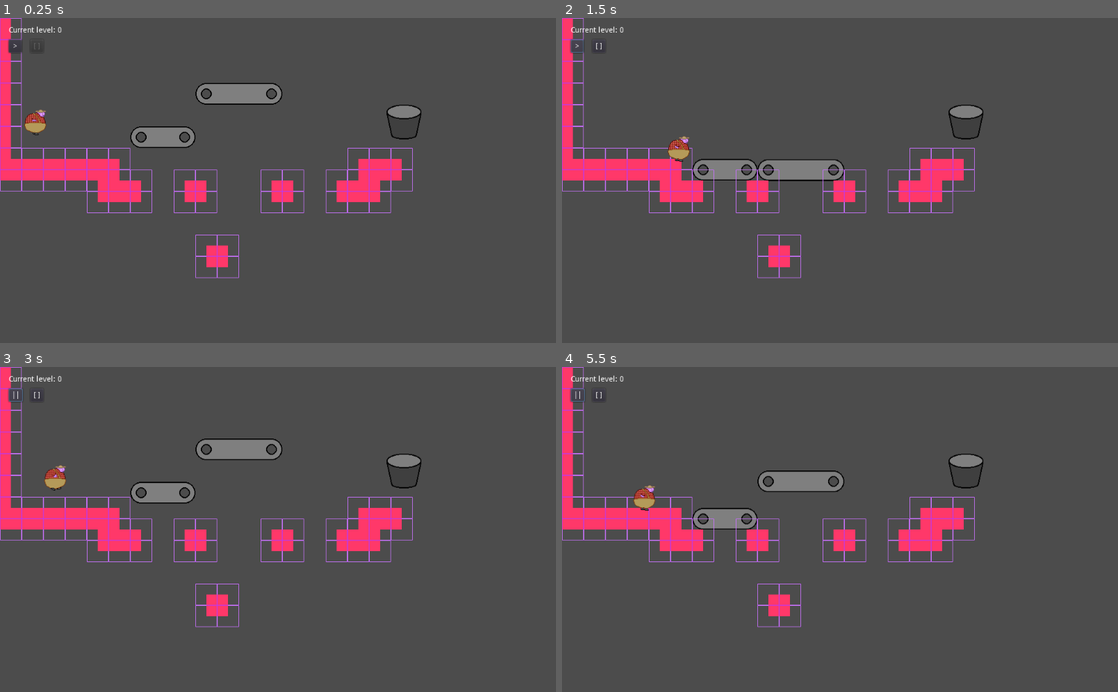
Above: before the commit, frames 1-4 (two rows, left to right).
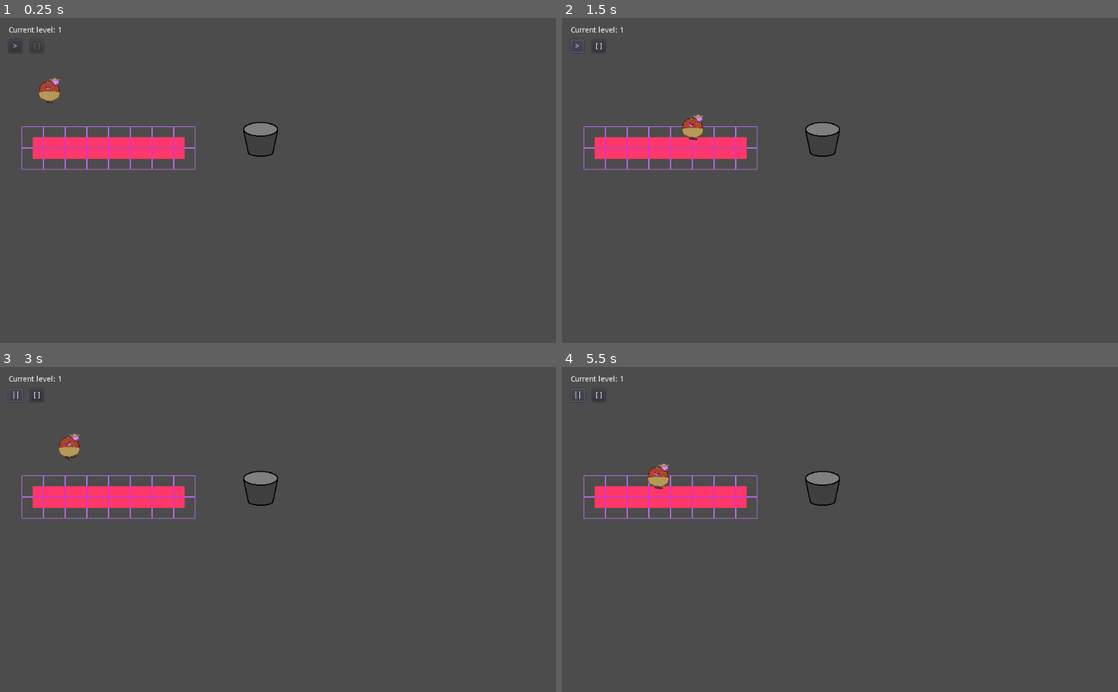
Above: after the commit, the same moments.

Repository: carsonswope/gmtk-jam
Game: Godot game, scene res://MainScene.tscn
The game is run twice, just before and just after one commit, with the same random seed, the same clock (stepped at 60 frames per second) and the same inputs.
Inputs:
- Up to frame 1 (0.25 s): no input
- Up to frame 2 (1.5 s): click ">" at 0.5 s; click "||" at 1.25 s
- Up to frame 3 (3 s): click "[ ]" at 2 s; click ">" at 2.75 s
- Up to frame 4 (5.5 s): click "||" at 3.5 s; click "[ ]" at 4.25 s; click ">" at 5 s

The runs differ from the first frame. In frame 1, 9.8% of the frame differs, in the area x 0-76%, y 0-81%; in frame 2, 9.8%; in frame 3, 9.6%; in frame 4, 9.5%.

Commit message:
tweaks to level pause/play

Diff:
--- a/MainScene.gd
+++ b/MainScene.gd
@@ -31,7 +31,7 @@
 	$gui_root/play_pause_button.connect("button_up", self, "play_pause_click")
 	$gui_root/reset_button.connect("button_up", self, "reset_click")
 
-	init_level(0)
+	init_level(1)
 
 func play_pause_click():
 	if current_game_state == GameState.LEVEL_START or current_game_state == GameState.LEVEL_PAUSED:
--- a/levels/level.gd
+++ b/levels/level.gd
@@ -11,6 +11,8 @@
 # Called when the node enters the scene tree for the first time.
 func _ready():
 	pause_mode = PAUSE_MODE_PROCESS
+	$layout.pause_mode = PAUSE_MODE_STOP
+	set_game_state(GameState.LEVEL_START)
 
 func is_completed():
 	return $layout/NextLevel.completed
--- a/levels/level_2.tscn
+++ b/levels/level_2.tscn
@@ -8,15 +8,18 @@
 [node name="level_2" type="Node2D"]
 script = ExtResource( 2 )
 
-[node name="Player" parent="." instance=ExtResource( 1 )]
+[node name="layout" type="Node2D" parent="."]
+pause_mode = 1
+
+[node name="Player" parent="layout" instance=ExtResource( 1 )]
 position = Vector2( 90.7692, 133.484 )
 
-[node name="NextLevel" parent="." instance=ExtResource( 3 )]
+[node name="NextLevel" parent="layout" instance=ExtResource( 3 )]
 position = Vector2( 480, 224 )
 
-[node name="Terrain" parent="." instance=ExtResource( 4 )]
+[node name="Terrain" parent="layout" instance=ExtResource( 4 )]
 
-[node name="Terrain" parent="Terrain" index="0"]
+[node name="Terrain" parent="layout/Terrain" index="0"]
 tile_data = PoolIntArray( 327681, 0, 196609, 327682, 0, 3, 327683, 0, 3, 327684, 0, 3, 327685, 0, 3, 327686, 0, 3, 327687, 0, 3, 327688, 0, 0, 393217, 0, 131072, 393218, 0, 131073, 393219, 0, 131073, 393220, 0, 131073, 393221, 0, 131073, 393222, 0, 131073, 393223, 0, 131073, 393224, 0, 196611 )
 
-[editable path="Terrain"]
+[editable path="layout/Terrain"]
